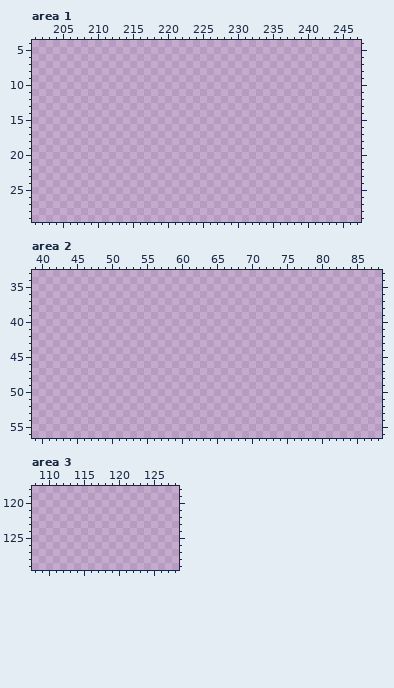
Pixel-art file, stored at assets/mall/tiles/inside_mall.aseprite. The picture above is the old version.
256x256 pixels, 1 frame. Colours within 5 levels of each other are drawn and written as one. Shown: area 1: x 201..247, y 4..29; area 2: x 39..88, y 33..56; area 3: x 108..128, y 118..129. The commit also changed other parts of the picture, which this record leaves out.
Now the later version:
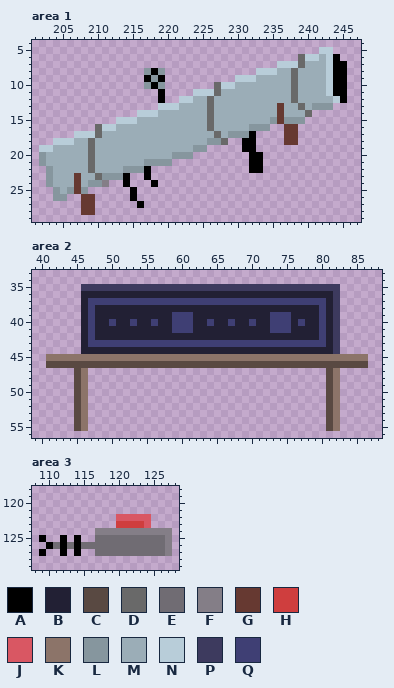
Palette (. is transparent): A #000000  B #222034  C #594942  D #696969  E #706c73  F #847e87  G #663931  H #cf3e3e  J #d95763  K #8c7469  L #86969e  M #9badb7  N #b8cdd9  P #3d3a5e  Q #3f3f74
The edit:
--- area 1, layer "Inside Store"
@@ x 201..247 @@
  4 ...............................................
- 5 ...............................................
- 6 ...............................................
- 7 ...............................................
- 8 ...............................................
- 9 ...............................................
-10 ...............................................
-11 ...............................................
-12 ...............................................
-13 ...............................................
-14 ...............................................
-15 ...............................................
-16 ...............................................
-17 ...............................................
-18 ...............................................
-19 ...............................................
-20 ...............................................
-21 ...............................................
-22 ...............................................
-23 ...............................................
-24 ...............................................
-25 ...............................................
-26 ...............................................
-27 ...............................................
-28 ...............................................
+ 5 .........................................NN....
+ 6 ......................................DNNMNA...
+ 7 ...................................NNNDMMMNAA..
+ 8 ................LAL.............NNNMMDMMMMNAA..
+ 9 ................ALA..........NNNMMMMMDMMMMNAA..
+10 ................LAL.......DNNMMMMMMMMDMMMMNAA..
+11 ..................A....NNNDMMMMMMMMMMDMMMMNAA..
+12 ..................A..NNMMDMMMMMMMMMMMDMMMMMNA..
+13 ..................NNNMMMMDMMMMMMMMMGMMDMLLL....
+14 ...............NNNMMMMMMMDMMMMMMMMMGMMMD.......
+15 ............NNNMMMMMMMMMMDMMMMMMMMLGLLL........
+16 .........DNNMMMMMMMMMMMMMDMMMMMLLL..GG.........
+17 ......NNNDMMMMMMMMMMMMMMMMDMLLLA....GG.........
+18 ...NNNMMDMMMMMMMMMMMMMMMMLLD..AA....GG.........
+19 .NNMMMMMDMMMMMMMMMMMMMMLL.....AA...............
+20 .LMMMMMMDMMMMMMMMMMMLLL........AA..............
+21 .LMMMMMMDMMMMMMMLLLL...........AA..............
+22 ..LMMMMMDMMMMLLLA..............AA..............
+23 ..LMMMGMMDLLLA..A..............................
+24 ..LMMMGMLLF..A...A.............................
+25 ...LMLGL......A................................
+26 ...LL..GG.....A................................
+27 .......GG......A...............................
+28 .......GG......................................
 29 ...............................................
--- area 2, layer "Inside Store"
@@ x 39..88 @@
 34 ..................................................
-35 ..................................................
-36 ..................................................
-37 ..................................................
-38 ..................................................
-39 ..................................................
-40 ..................................................
-41 ..................................................
-42 ..................................................
-43 ..................................................
-44 ..................................................
-45 ..................................................
-46 ..................................................
-47 ..................................................
-48 ..................................................
-49 ..................................................
-50 ..................................................
-51 ..................................................
-52 ..................................................
-53 ..................................................
-54 ..................................................
-55 ..................................................
+35 .......PPPPPPPPPPPPPPPPPPPPPPPPPPPPPPPPPPPPP......
+36 .......BBBBBBBBBBBBBBBBBBBBBBBBBBBBBBBBBBBBP......
+37 .......BQQQQQQQQQQQQQQQQQQQQQQQQQQQQQQQQQQBP......
+38 .......BQBBBBBBBBBBBBBBBBBBBBBBBBBBBBBBBBQBP......
+39 .......BQBBBBBBBBBBBQQQBBBBBBBBBBBQQQBBBBQBP......
+40 .......BQBBQBBQBBQBBQQQBBQBBQBBQBBQQQBQBBQBP......
+41 .......BQBBBBBBBBBBBQQQBBBBBBBBBBBQQQBBBBQBP......
+42 .......BQBBBBBBBBBBBBBBBBBBBBBBBBBBBBBBBBQBP......
+43 .......BQQQQQQQQQQQQQQQQQQQQQQQQQQQQQQQQQQBP......
+44 .......BBBBBBBBBBBBBBBBBBBBBBBBBBBBBBBBBBBBP......
+45 ..KKKKKKKKKKKKKKKKKKKKKKKKKKKKKKKKKKKKKKKKKKKKKK..
+46 ..CCCCCCCCCCCCCCCCCCCCCCCCCCCCCCCCCCCCCCCCCCCCCC..
+47 ......CK..................................CK......
+48 ......CK..................................CK......
+49 ......CK..................................CK......
+50 ......CK..................................CK......
+51 ......CK..................................CK......
+52 ......CK..................................CK......
+53 ......CK..................................CK......
+54 ......CK..................................CK......
+55 ......CK..................................CK......
 56 ..................................................
--- area 3, layer "Inside Store"
@@ x 108..128 @@
 121 .....................
-122 .....................
-123 .....................
-124 .....................
-125 .....................
-126 .....................
-127 .....................
+122 ............JJJJJ....
+123 ............HHHHJ....
+124 .........FFFFFFFFFFF.
+125 .A..A.A..EEEEEEEEEEF.
+126 ..AEAEAEEEEEEEEEEEEF.
+127 .A..A.A..EEEEEEEEEEF.
 128 .....................
